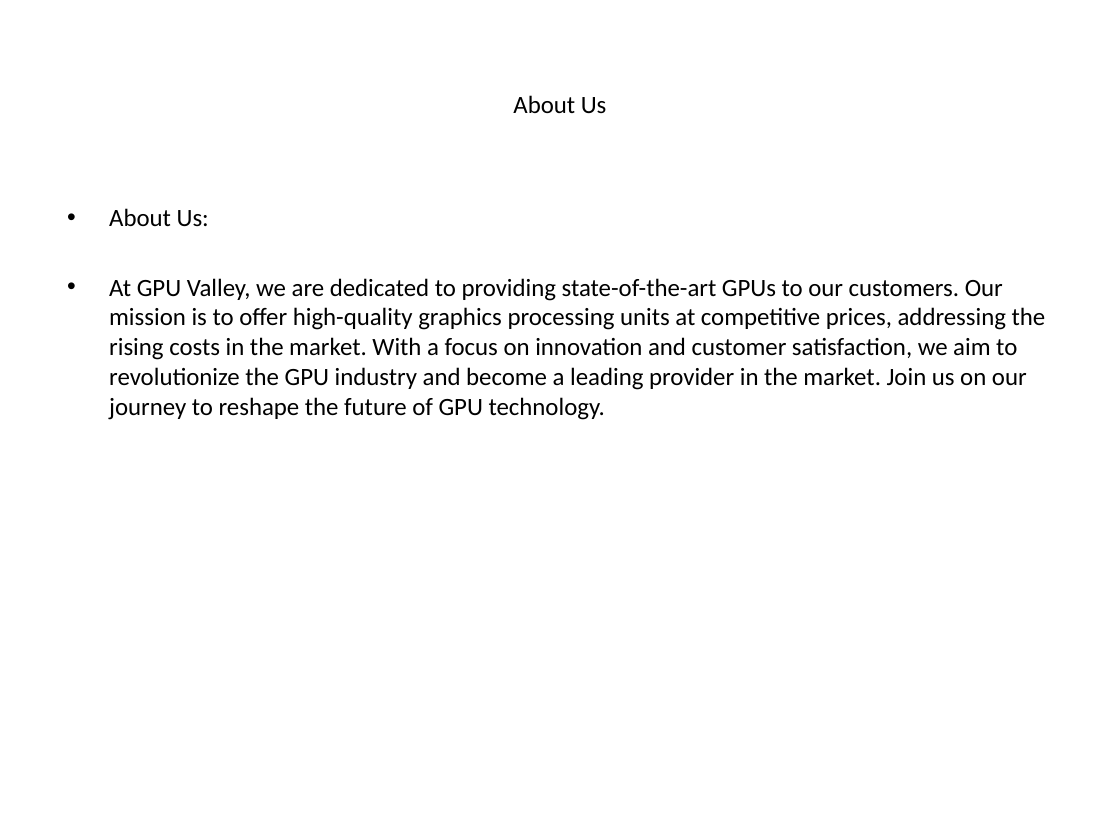
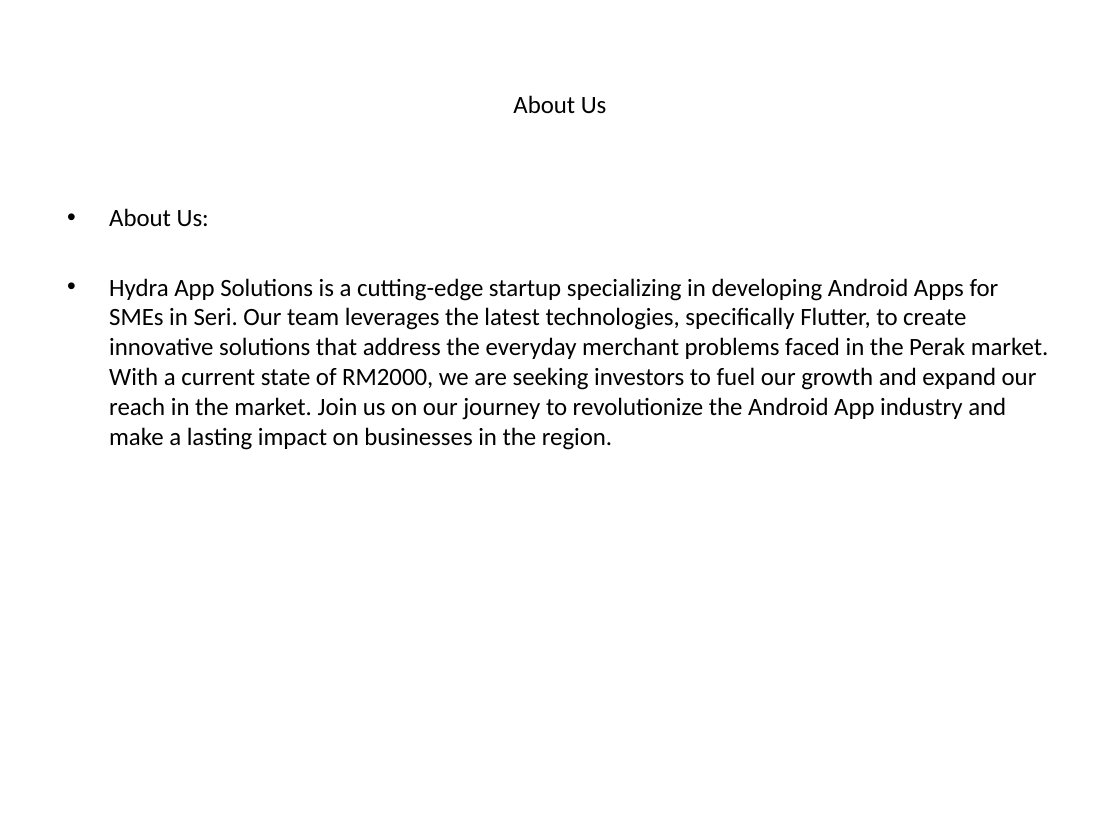
Before and after one commit to luhouyang/cantimagine, a slide deck: slide 2 of generated_ppt/_presentation.pptx. Drawn at 1120x840 pixels with LibreOffice and Linux fonts; fonts in the diff are those of the drawing. Boxes give left, top, right and bottom in pixels: in the first picture for what was removed or moved away, otherwise in the second. Text is boxed around its words. In the diff, an @@ line names an element or a change of style, - is before the commit and + after.

```diff
--- a/generated_ppt/_presentation.pptx
+++ b/generated_ppt/_presentation.pptx
@@ text at (x1=109, y1=278, x2=1049, y2=450): text changed @@
-• At GPU Valley, we are dedicated to providing state-of-the-art GPUs to our customers. Our mission is to offer high-quality graphics processing units at competitive prices, addressing the rising costs in the market. With a focus on innovation and customer satisfaction, we aim to revolutionize the GPU industry and become a leading provider in the market. Join us on our journey to reshape the future of GPU technology.
+• Hydra App Solutions is a cutting-edge startup specializing in developing Android Apps for SMEs in Seri. Our team leverages the latest technologies, specifically Flutter, to create innovative solutions that address the everyday merchant problems faced in the Perak market. With a current state of RM2000, we are seeking investors to fuel our growth and expand our reach in the market. Join us on our journey to revolutionize the Android App industry and make a lasting impact on businesses in the region.
```
Also in this commit, not shown: 4 other slides changed, 1 other file.
